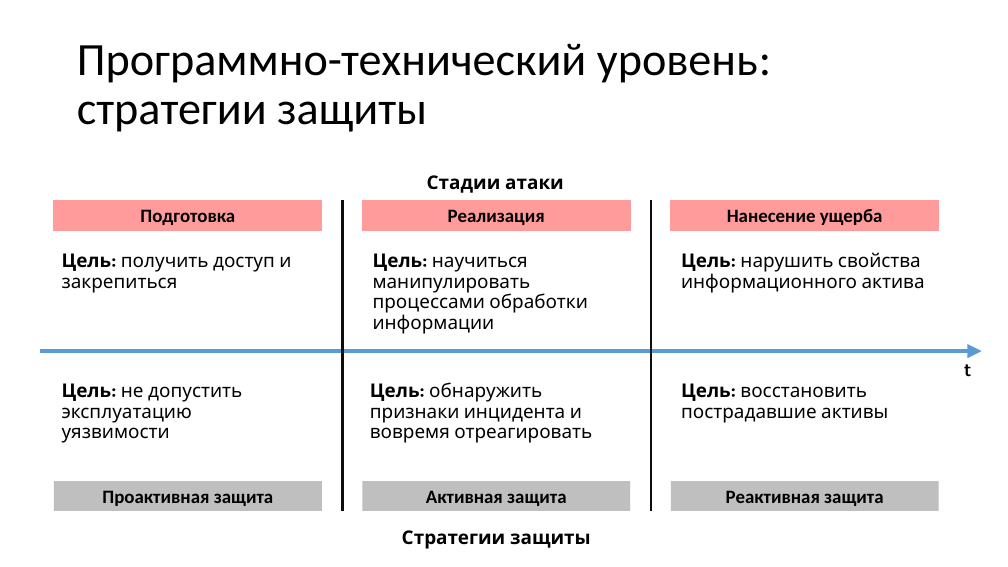
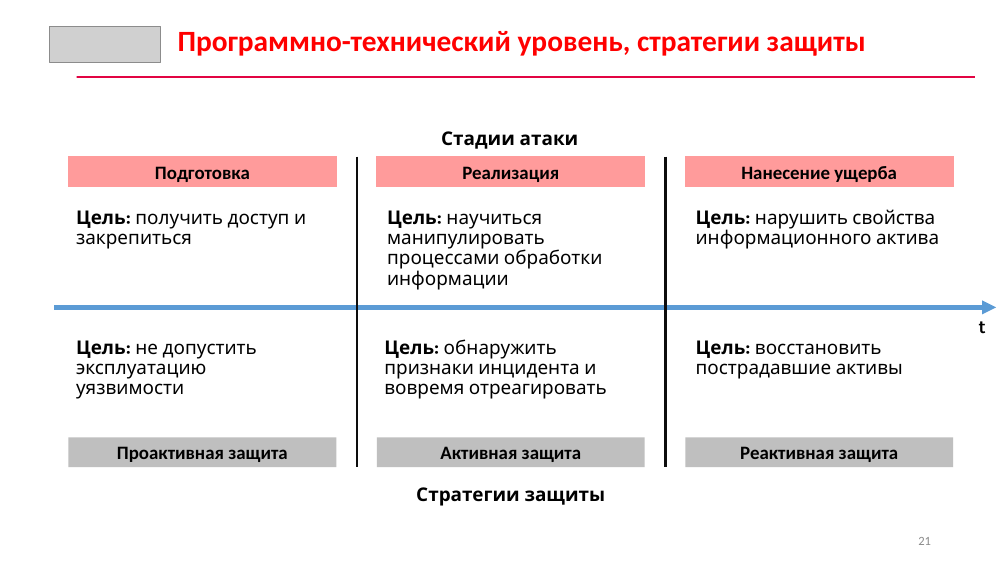
Before and after one commit to CyberLympha/AI-for-IS-Course, a slide deck: slide 21 of Лекции/Введение. Основы ИБ.pptx (slide 22 before the commit). Drawn at 1008x567 pixels with LibreOffice and Linux fonts; fonts in the diff are those of the drawing; grey boxes stand for pictures. Boxes give left, top, right and bottom in pixels: in the first picture for what was removed or moved away, otherwise in the second. Text is boxed around its words. In the diff, an @@ line names an element or a change of style, - is before the commit and + after.

```diff
--- a/Лекции/Введение. Основы ИБ.pptx
+++ b/Лекции/Введение. Основы ИБ.pptx
@@ picture added at (x1=50, y1=26, x2=161, y2=63) @@
@@ text "Программно-технический уровень, стратегии защиты" at (x1=178, y1=31, x2=866, y2=56): vertical alignment middle to top @@
@@ text at (x1=178, y1=31, x2=866, y2=56): text changed; size 44 to 28 pt; text colour #000000 to #FF0000; bold on @@
-Программно-технический уровень: стратегии защиты
+Программно-технический уровень, стратегии защиты
@@ rectangle added at (x1=76, y1=76, x2=975, y2=78), fill #E20443 @@
@@ 9 texts, 6 rectangles, 2 lines, 1 arrow moved together from (x1=40, y1=175, x2=982, y2=549) to (x1=54, y1=131, x2=997, y2=506) @@
@@ page number added at (x1=918, y1=537, x2=931, y2=545), 12 pt, text #8C8C8C @@
+21
```
Also in this commit, not shown: 43 other slides changed, 8 slides added, 1 slide removed, 1 other file.
